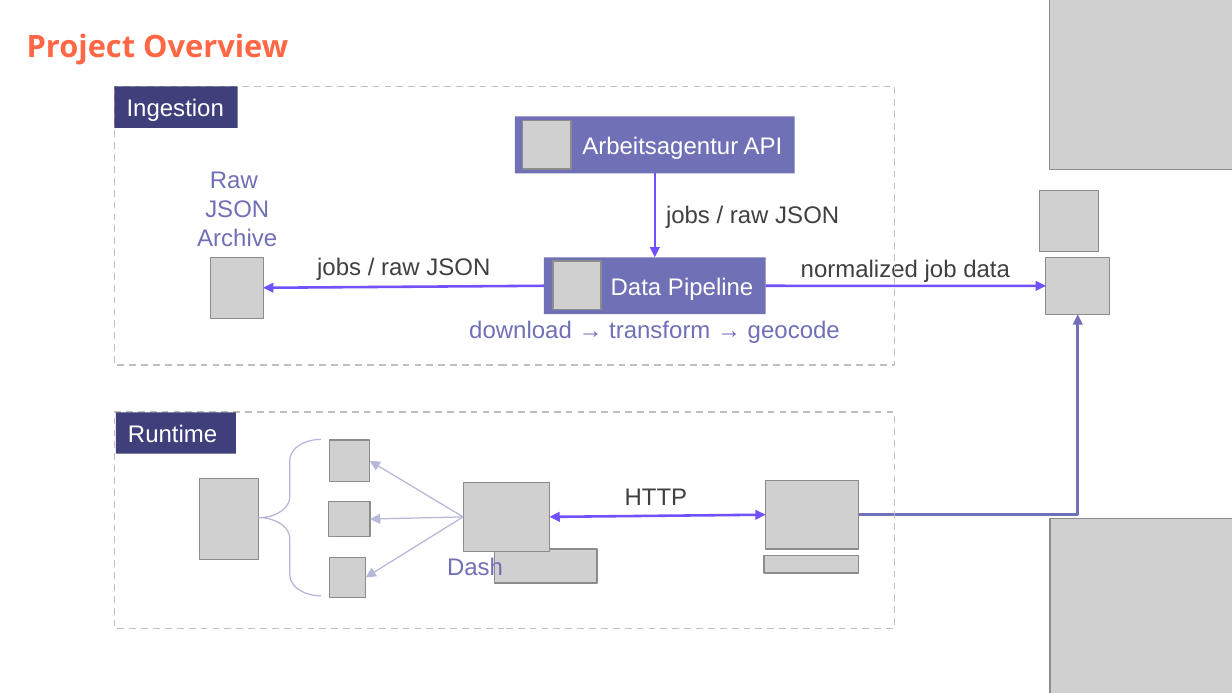
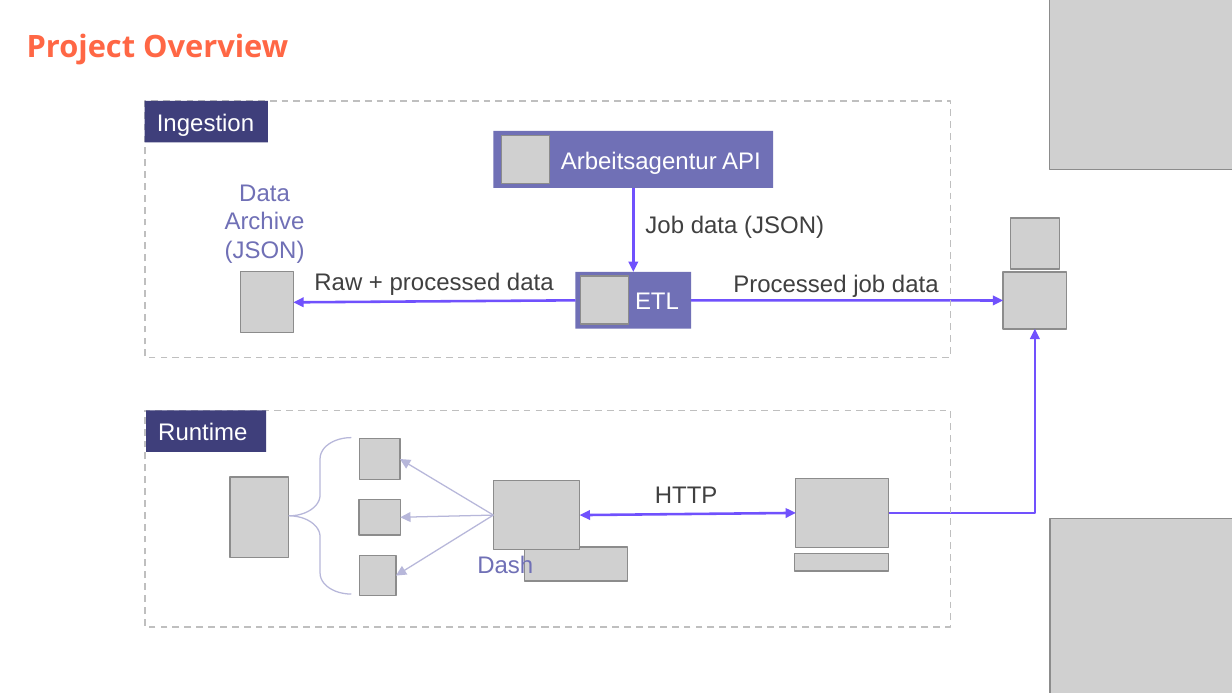
Before and after one commit to DataScientest-Studio/jun26bde-job-market, a slide deck: slide 4 of docs/defence/Defence.pptx. Drawn at 1232x693 pixels with LibreOffice and Linux fonts; fonts in the diff are those of the drawing; grey boxes stand for pictures; background and template pictures are left out. Boxes give left, top, right and bottom in pixels: in the first picture for what was removed or moved away, otherwise in the second. Text is boxed around its words. In the diff, an @@ line names an element or a change of style, - is before the commit and + after.

```diff
--- a/docs/defence/Defence.pptx
+++ b/docs/defence/Defence.pptx
@@ rectangle resized from (x1=115, y1=86, x2=894, y2=365) to (x1=145, y1=101, x2=951, y2=357) @@
@@ text "Data" moved from (x1=197, y1=171, x2=277, y2=246) to (x1=225, y1=184, x2=305, y2=263) @@
@@ text at (x1=239, y1=184, x2=290, y2=201): text changed @@
-Raw
-JSON
+Data
@@ 1 picture, 1 rectangle, 1 arrow moved together from (x1=515, y1=116, x2=795, y2=257) to (x1=494, y1=131, x2=774, y2=272) @@
@@ text at (x1=645, y1=215, x2=824, y2=238): text changed @@
-jobs / raw JSON
+Job data (JSON)
@@ picture resized from (x1=1040, y1=191, x2=1099, y2=251) to (x1=1010, y1=218, x2=1060, y2=269) @@
@@ text at (x1=225, y1=240, x2=305, y2=263): paragraph added @@
+(JSON)
@@ text at (x1=314, y1=272, x2=554, y2=295): text changed @@
-jobs / raw JSON
+Raw + processed data
@@ rectangle "ETL" resized from (x1=545, y1=257, x2=766, y2=314) to (x1=575, y1=272, x2=691, y2=329) @@
@@ picture moved from (x1=553, y1=261, x2=601, y2=309) to (x1=580, y1=276, x2=628, y2=324) @@
@@ text in rectangle at (x1=635, y1=292, x2=679, y2=309): text changed @@
-Data Pipeline
+ETL
@@ text at (x1=733, y1=274, x2=939, y2=297): text changed @@
-normalized job data
+Processed job data
@@ picture moved from (x1=1046, y1=257, x2=1110, y2=314) to (x1=1003, y1=272, x2=1067, y2=329) @@
@@ 1 picture, 1 rectangle, 1 arrow moved together from (x1=115, y1=86, x2=545, y2=319) to (x1=145, y1=101, x2=575, y2=334) @@
@@ text removed at (x1=469, y1=320, x2=840, y2=343) @@
-download → transform → geocode
@@ arrow moved from (765, 286) - (1046, 286) to (691, 301) - (1003, 301) @@
@@ elbow arrow moved from (859, 515) - (1078, 314) to (888, 513) - (1035, 329) @@
@@ elbow arrow (888, 513) - (1035, 329): stroke #7070B6 1.5 pt to #7151FD 1.5 pt @@
@@ rectangle resized from (x1=115, y1=413, x2=894, y2=630) to (x1=145, y1=410, x2=951, y2=627) @@
@@ 2 pictures, 2 texts, 1 rectangle, 1 left brace moved together from (x1=116, y1=413, x2=859, y2=596) to (x1=147, y1=410, x2=890, y2=594) @@
@@ 6 pictures, 3 arrows, 1 double arrow moved together from (x1=200, y1=440, x2=859, y2=598) to (x1=230, y1=439, x2=890, y2=596) @@
```
Also in this commit, not shown: 1 other slide changed, 1 slide added, 6 other files.
